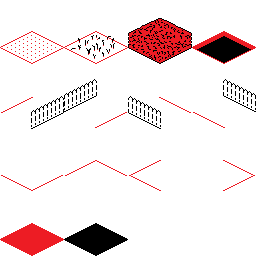
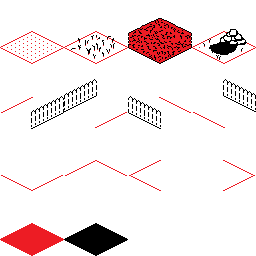
Before/after of a 256 × 256 layered artwork. What changed in the layer stack:
hid "12_hole" over [193,31,255,63]
added layer "12_hole2" above "Fences" over [193,29,255,63]
